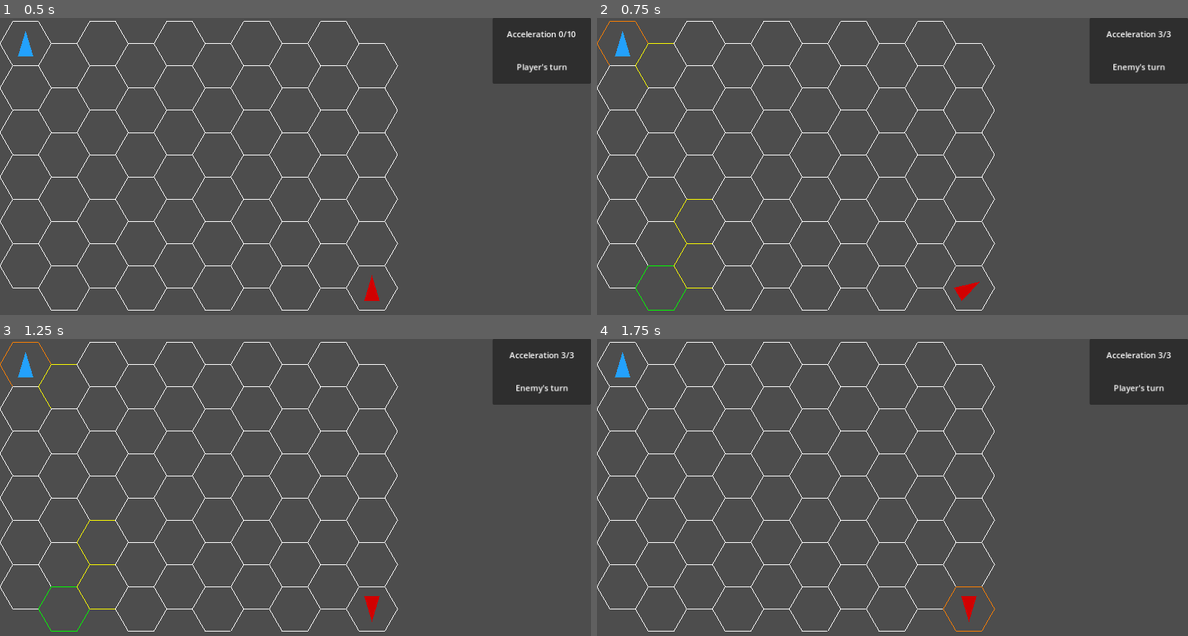
Above: before the commit, frames 1-4 (two rows, left to right).
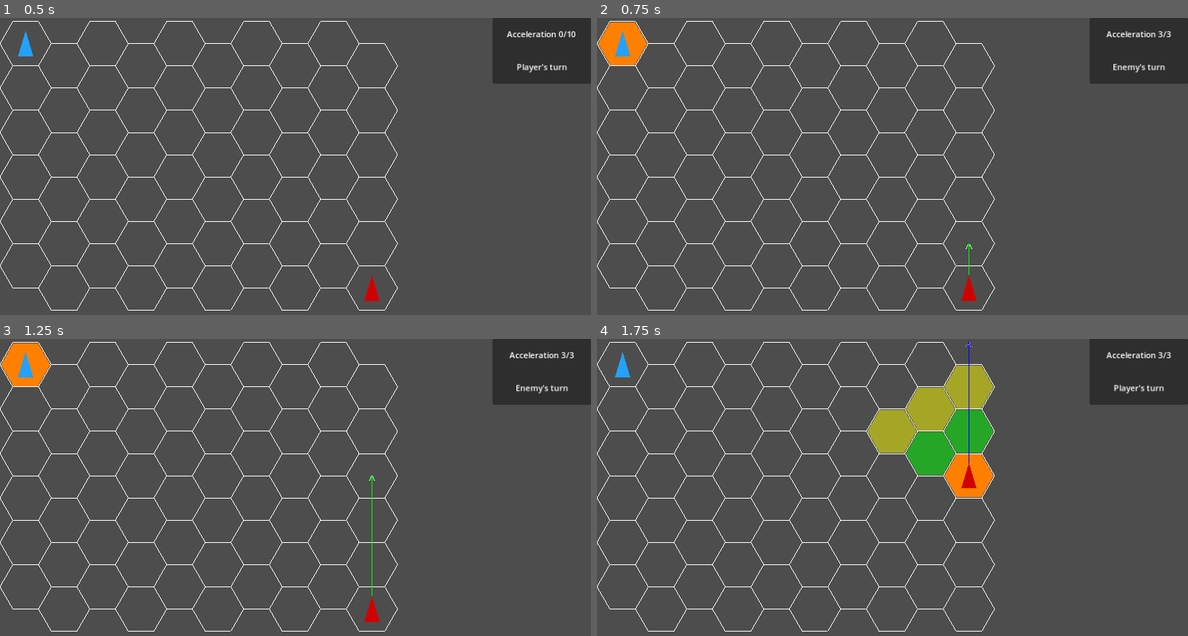
Above: after the commit, the same moments.

Repository: Idandot/Space-Arena
Game: Godot game, scene res://Scenes/Arena.tscn
The game is run twice, just before and just after one commit, with the same random seed, the same clock (stepped at 60 frames per second) and the same inputs.
Inputs (mouse positions are in pixels of both pictures, inside the frame that each line leads up to):
- Up to frame 1 (0.5 s): no input
- Up to frame 2 (0.75 s): tap Enter (end_phase) at 0.5, 0.6 s; move the mouse to (620, 44) at 0.52 s; hold Right (turn_right) from 0.53 s (still down); click (620, 44) at 0.67 s
- Up to frame 3 (1.25 s): keep holding Right (turn_right)
- Up to frame 4 (1.75 s): move the mouse to (620, 410) at 1.27 s; release Right (turn_right) at 1.28 s; hold Down (brake) from 1.28 s (still down); tap Enter (end_phase) at 1.35 s; click (620, 410) at 1.42 s

Frame 1 is identical in both runs. In frame 2, 1.1% of the frame differs, in the area x 0-65%, y 0-99%; in frame 3, 1.1%; in frame 4, 5.6%, in the area x 45-68%, y 0-99%.
Error before the commit: Invalid access to property or key '[Node2D:<Node2D#29527901467>, @Node2D@2:<Node2D#29662119206>, @Node2D@3:<Node2D#29746005291>, @Node2D@4:<Node2D#29829891376>…

Commit message:
Highlight updated
Почти доделал хайлайт, но он все еще кривой у противника

Diff:
--- a/Scenes/EnemyShip.tscn
+++ b/Scenes/EnemyShip.tscn
@@ -6,10 +6,6 @@
 script = ExtResource("1_v3ga3")
 name_in_game = "Enemy"
 shipColor = Color(0.823529, 0, 0, 1)
-weapon_minimum_range = null
-weapon_effective_range = null
-weapon_max_range = null
-weapon_arc_degrees = null
 
 [node name="Area2D" type="Area2D" parent="."]
 
--- a/Scenes/Hex.tscn
+++ b/Scenes/Hex.tscn
@@ -11,4 +11,6 @@
 
 [node name="Polygon2D" type="Polygon2D" parent="Area2D"]
 
+[node name="Polygon2D" type="Polygon2D" parent="."]
+
 [connection signal="input_event" from="Area2D" to="." method="_on_area_2d_input_event"]
--- a/Scripts/EnemyShip.gd
+++ b/Scripts/EnemyShip.gd
@@ -13,7 +13,7 @@
 
 func take_turn():
 	update_acceleration(MaxAcceleration)
-	var best_dir = facing
+	var best_dir = 0
 	var best_dist = INF
 	var safe_velocity = 4
 
@@ -34,10 +34,10 @@
 			update_acceleration(-1)
 		await get_tree().create_timer(0.2).timeout
 
-	start_shooting_phase()
 
+	await get_tree().process_frame
+	await start_shooting_phase()
 	await get_tree().create_timer(0.2).timeout
-
 	fire()
 
 	end_turn()
--- a/Scripts/Hex.gd
+++ b/Scripts/Hex.gd
@@ -1,33 +1,45 @@
 extends Node2D
 
 var points = []
+var points_selected = []
 @onready var colPoly = $Area2D/CollisionPolygon2D
 @onready var poly = $Area2D/Polygon2D
+@onready var poly_selected = $Polygon2D
 var color: Color = Color(1,1,1)
 var self_offset_coordinates: Vector2i
 var self_axial_coordinates: Vector2i
-
-signal clicked(hex: Node)
+var selected_hex_side_size: int
 
 func setup(hexSideSize: int, pos: Vector2):
+	selected_hex_side_size = hexSideSize - 2
 	for i in range(7):
 		var angle = deg_to_rad(60*i)
 		points.append(Vector2(cos(angle), sin(angle))*hexSideSize)
 	colPoly.polygon = points
 	self.position = pos
+	for i in range(7):
+		var angle = deg_to_rad(60*i)
+		points_selected.append(Vector2(cos(angle), sin(angle))*selected_hex_side_size)
+	poly_selected.polygon = points_selected
+	poly_selected.hide()
 	queue_redraw()
 
 func _draw():
 	if len(points) != 0:
 		draw_polyline(points, color)
 
-func _on_area_2d_input_event(viewport, event, shape_idx):
-	if event is InputEventMouseButton and event.pressed and event.button_index == MOUSE_BUTTON_LEFT:
-		emit_signal("clicked", self)
-
-func change_color(new_color: Color):
+func change_color(new_color: Color, new_z_index: int):
+	self.z_index = new_z_index
 	color = new_color
 	queue_redraw()
+
+func selected(new_color: Color):
+	poly_selected.show()
+	poly_selected.color = new_color
+	queue_redraw()
+
+func deselected():
+	poly_selected.hide()
 
 func set_coordinates(axial: Vector2i, offset: Vector2i):
 	self_offset_coordinates = offset
--- a/Scripts/HexGrid.gd
+++ b/Scripts/HexGrid.gd
@@ -28,25 +28,15 @@
 			var newHex = Hex.instantiate()
 			add_child(newHex)
 			newHex.setup(Root.hexSideSizeW, Root.offset_to_world(Vector2i(ox, oy)))
-			newHex.connect("clicked", on_hex_clicked)
 			grid[ox][oy]=(newHex)
 	emit_signal("gridCreated")
-
-func on_hex_clicked(hex):
-	for x in grid:
-		for y in grid[x]:
-			y.change_color(Color(1,1,1))
-			y.z_index = 0
-	hex.change_color(Color(0,1,1))
-	hex.z_index = 5
-	currentHex = hex
 
 func get_hex(axial: Vector2i):
 	var offset: Vector2i = Root.axial_to_offset(axial)
 	var oX = offset.x
 	var oY = offset.y
-	if oX < grid.size():
-		if oY < grid[oX].size():
+	if oX >= 0 and oX < grid.size():
+		if oY >= 0 and oY < grid[oX].size():
 			return grid[oX][oY]
 	return null
 
@@ -54,13 +44,12 @@
 	var result = Array()
 
 	for aX in range(-range, range + 1):
-		#прямые -x-range и -x+range это ограничители вдоль оси z
-		for aY in range(max(-range,-aX-range), min(range, -aX + range) +1):
+		for aY in range(max(-range, aX - range), min(range, aX + range) + 1):
 			var aZ = -aX - aY
-			if abs(aZ) <= range:
-				var hex_pos = ax_center + Vector2i(aX, aY)
-				var hex = get_hex(hex_pos)
-				if hex:
-					var distance = Root.axial_distance(hex_pos - ax_center)
-					result.append({"hex": hex, "distance": distance, "axial_position": hex_pos})
+			var hex_pos = ax_center + Vector2i(aX, aY)
+
+			var hex = get_hex(hex_pos)
+			if hex:
+				var distance = Root.axial_distance(hex_pos - ax_center)
+				result.append({"hex": hex, "distance": distance, "axial_position": hex_pos})
 	return result
--- a/Scripts/HighlightManager.gd
+++ b/Scripts/HighlightManager.gd
@@ -1,9 +1,9 @@
 extends Node2D
 
-@export var base_color = Color(1, 1, 1, 1)
-@export var effective_color = Color(0, 1, 0, 1)
-@export var penalty_color = Color(1, 1, 0, 1)
-@export var super_penalty_color = Color(1, 0.5, 0, 1)
+@export var base_color = Color(1, 1, 1, 0.5)
+@export var effective_color = Color(0, 1, 0, 0.5)
+@export var penalty_color = Color(1, 1, 0, 0.5)
+@export var super_penalty_color = Color(1, 0.5, 0, 0.5)
 
 @onready var Root = get_parent().get_parent()
 @onready var HexGrid = Root.find_child("HexGrid")
@@ -11,10 +11,9 @@
 
 func clear_highlight():
 	for hex in HexGrid.get_children():
-		hex.change_color(base_color)
+		hex.deselected()
 
 func highlight_shooting_range(ship: Node2D):
-	print("highlight for: ", ship.name_in_game)
 
 	clear_highlight()
 	var ship_pos: Vector2i = ship.axial_position
@@ -25,15 +24,14 @@
 	var weapon_stats = ship.weapon_stats
 
 	var hexes_in_range = HexGrid.get_hexes_in_range(ship_pos, weapon_stats.max_range)
-
+	ship.debug_specific_hexes()
 	for hex_data in hexes_in_range:
 		var hex = hex_data.hex
 		var distance = hex_data.distance
-
 		if ship.is_in_shooting_arc(hex_data.axial_position):
 			var color = color_to_set(weapon_stats, distance)
 			if color:
-				hex.change_color(color)
+				hex.selected(color)
 
 func color_to_set(weapon_stats: Dictionary, distance: int):
 	if distance <= weapon_stats.min_range:
--- a/Scripts/Root.gd
+++ b/Scripts/Root.gd
@@ -66,15 +66,19 @@
 func axial_distance(axial_vector: Vector2i) -> int:
 	var q = axial_vector.x
 	var r = axial_vector.y
-	var z = -q-r
+	var z = -q+r
 	return int((abs(q) + abs(r) + abs(z))/2.0)
 
 func chance(positive: float,negative: float):
 	return positive / (negative + positive + 10**(-10))
 
 func angle_difference(angle1: float, angle2: float) -> float:
-	var diff = fmod(angle1 - angle2 + 180, 360) - 180
-	return diff
+	var diff = fmod(angle2 - angle1, 360.0)
+	if diff > 180:
+		diff -= 360
+	elif diff < -180:
+		diff += 360
+	return abs(diff)
 
 
 func _on_hex_grid_grid_created():
@@ -97,13 +101,3 @@
 	ships_array.append(enemy_ship)
 
 	turn_manager.start_game(ships_array)
-	test_real_conversion()
-
-func test_real_conversion():
-	# Возьми реальные offset координаты из твоей сетки
-	var test_offsets = [Vector2i(0,0), Vector2i(1,0), Vector2i(0,1), Vector2i(1,1), Vector2i(2,0)]
-
-	for offset in test_offsets:
-		var axial = offset_to_axial(offset)
-		var back_to_offset = axial_to_offset(axial)
-		print("Offset:", offset, " -> Axial:", axial, " -> Back:", back_to_offset, " Match:", offset == back_to_offset)
--- a/Scripts/Ship.gd
+++ b/Scripts/Ship.gd
@@ -9,6 +9,7 @@
 @export var MaxAcceleration = 3
 @export var Acceleration = MaxAcceleration
 var axial_position = Vector2i(0,0)
+var offset_position = Vector2i(0,0)
 var PreviousVelocity = Vector2i(0,0)
 var NewVelocity = Vector2i(0,0)
 var ResultVelocity = Vector2i(0,0)
@@ -22,6 +23,14 @@
 	Vector2i(-1,0), #left down
 	Vector2i(-1,-1), #left up
 ]
+var FACING_DICT = {
+	Vector2i(0,-1): -90, #up
+	Vector2i(1,0): -30, #right up
+	Vector2i(1,1): 30, #right down
+	Vector2i(0,1): 90, #down
+	Vector2i(-1,0): 120, #left down
+	Vector2i(-1,-1): -120, #left up
+}
 
 #temporary direct enegry weapon characteristics
 @export var weapon_stats = {
@@ -88,14 +97,17 @@
 
 func start_shooting_phase():
 	PreviousVelocity = ResultVelocity
-	update_ship_position()
+	await update_ship_position()
 	NewVelocity = Vector2i.ZERO
 	update_acceleration(MaxAcceleration)
 	InitialDir = dir
 	queue_redraw()
 
+	await get_tree().process_frame
+
 	is_weapon_active = true
 	Root.turn_label.text = self.name_in_game + "'s shooting phase"
+
 	emit_signal("request_highlight", self)
 
 func end_turn():
@@ -118,8 +130,12 @@
 		else:
 			new_pos_ax = next_pos_ax
 	axial_position = new_pos_ax
+	offset_position = Root.axial_to_offset(axial_position)
 	var world_pos = Root.axial_to_world(new_pos_ax, false)
 	self.position = world_pos
+	print("world position: ", world_pos)
+	print("axial position: ", axial_position)
+	print("offset position: ", offset_position)
 
 func decompose_vector(start_pos: Vector2i, end_pos: Vector2i) -> Array:
 	var change_pos = end_pos - start_pos
@@ -207,9 +223,24 @@
 	else:
 		print("weapon isn't active")
 
-func is_in_shooting_arc(ax_target_pos):
+func is_in_shooting_arc(ax_target_pos) -> bool:
+	if ax_target_pos == axial_position:
+		return true
+
 	var direction: Vector2 = (Root.axial_to_world(ax_target_pos - axial_position, true)).normalized()
 	var angle_to_target = rad_to_deg(direction.angle())
-	var angle_diff = abs(Root.angle_difference(area.rotation, angle_to_target))
-
-	return angle_diff <= weapon_stats.arc_degrees/2
+	var facing_angle = FACING_DICT[facing]
+	var angle_diff = abs(Root.angle_difference(facing_angle, angle_to_target))
+
+
+	return is_equal_approx(angle_diff, weapon_stats.arc_degrees/2) or angle_diff < weapon_stats.arc_degrees/2
+
+
+func debug_specific_hexes():
+	var problem_hexes = [Vector2i(2,3), Vector2i(3,4), Vector2i(5,7)]
+	for hex in problem_hexes:
+		var diff = hex - Vector2i(4,5)
+		var world_pos = Root.axial_to_world(diff, true)
+		var angle = rad_to_deg(world_pos.angle())
+		var distance = Root.axial_distance(diff)
+		print("Hex ", hex, " diff: ", diff, " world_pos: ", world_pos, " angle: ", angle, " distance: ", distance)
